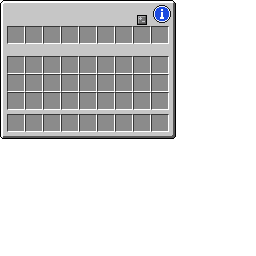
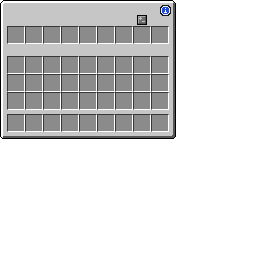
Before/after of a (256, 256) layered artwork. What changed in the layer stack:
painted on "Mockup" over [160, 5, 171, 16]
painted on "Icons" over [153, 5, 171, 23]
